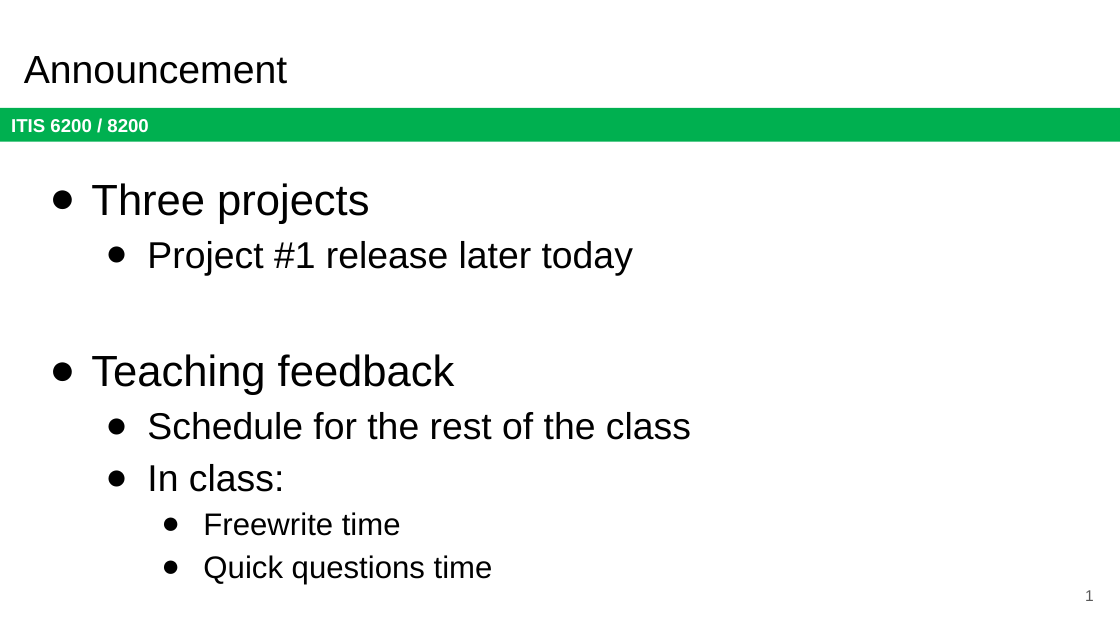
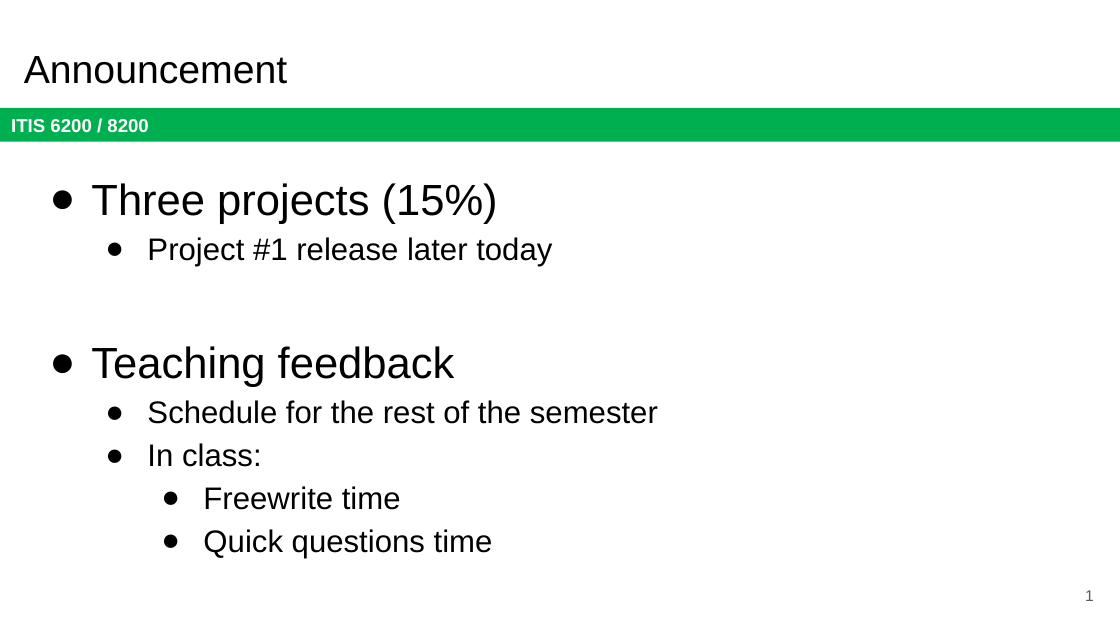
Before and after one commit to jx5c/github.io, a slide deck: slide 1 of teaching/ITIS6200/2023fa/lectures/lec10.pptx. Drawn at 1120x630 pixels with LibreOffice and Linux fonts; fonts in the diff are those of the drawing. Boxes give left, top, right and bottom in pixels: in the first picture for what was removed or moved away, otherwise in the second. Text is boxed around its words. In the diff, an @@ line names an element or a change of style, - is before the commit and + after.

```diff
--- a/teaching/ITIS6200/2023fa/lectures/lec10.pptx
+++ b/teaching/ITIS6200/2023fa/lectures/lec10.pptx
@@ text at (91,183,498,224): text changed @@
-● Three projects
+● Three projects (15%)
@@ text at (147,237,552,467): size 24 to 20 pt in "Project #1 release later today", "In class:" @@
@@ text at (147,400,658,424): text changed; size 24 to 20 pt @@
-  ● Schedule for the rest of the class
+  ● Schedule for the rest of the semester
```
Also in this commit, not shown: 1 other slide changed, 1 other file.
